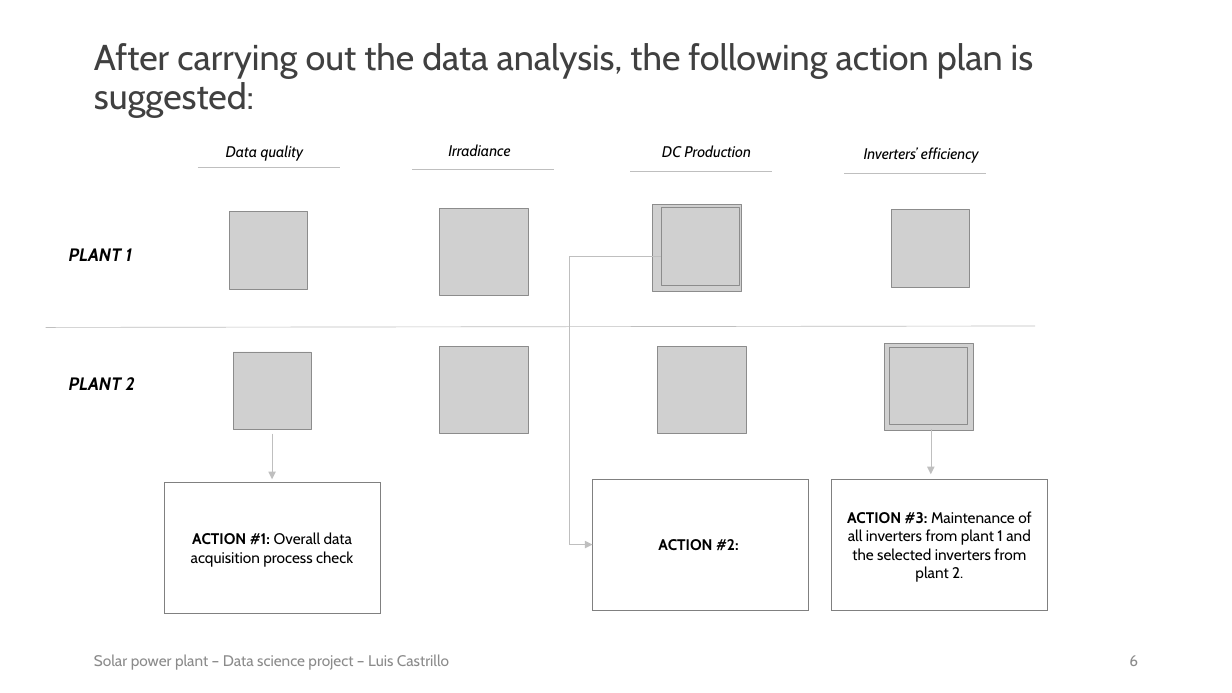
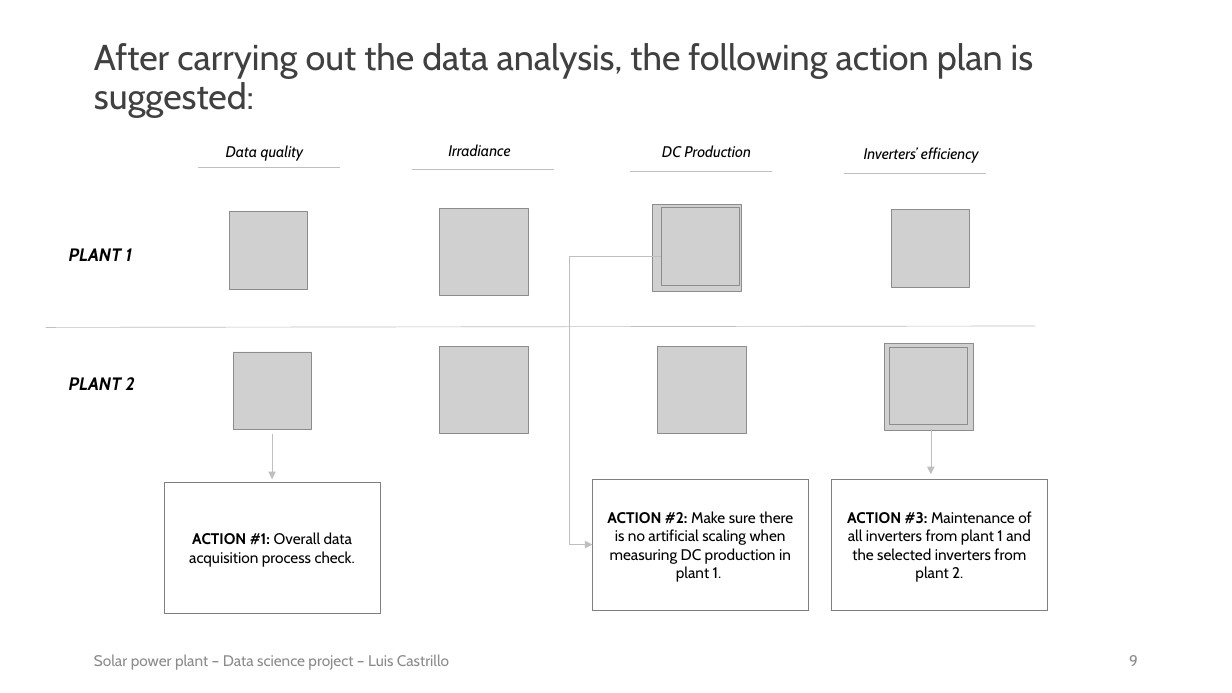
Before and after one commit to luis-cj/data-science-solar-power-plant, a slide deck: slide 9 of solar_power_plant_conclusions.pptx (slide 6 before the commit). Drawn at 1232x693 pixels with LibreOffice and Linux fonts; fonts in the diff are those of the drawing; grey boxes stand for pictures. Boxes give left, top, right and bottom in pixels: in the first picture for what was removed or moved away, otherwise in the second. Text is boxed around its words. In the diff, an @@ line names an element or a change of style, - is before the commit and + after.

```diff
--- a/solar_power_plant_conclusions.pptx
+++ b/solar_power_plant_conclusions.pptx
@@ text in rectangle at <box>189,532,355,567</box>: text changed @@
-ACTION #1: Overall data acquisition process check
+ACTION #1: Overall data acquisition process check.
@@ text in rectangle at <box>607,511,793,582</box>: text changed; bold off @@
-ACTION #2:
+ACTION #2: Make sure there is no artificial scaling when measuring DC production in plant 1.
@@ page number at <box>1129,655,1138,666</box>: text changed @@
-6
+9
```
Also in this commit, not shown: 4 slides added, 1 slide removed, 1 other file.
